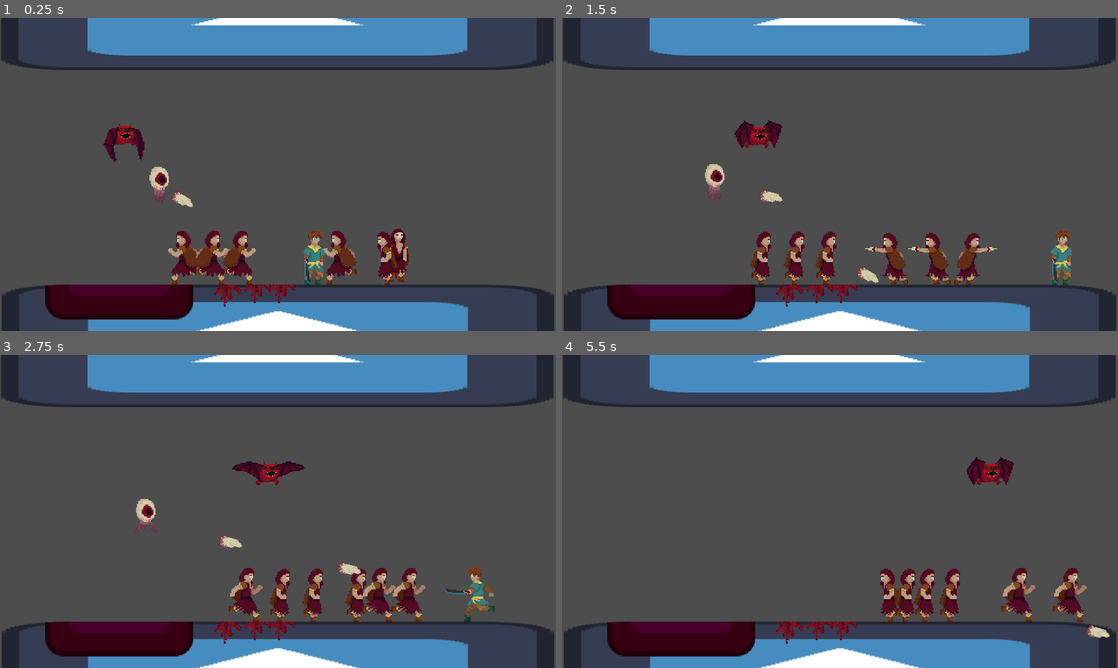
Above: before the commit, frames 1-4 (two rows, left to right).
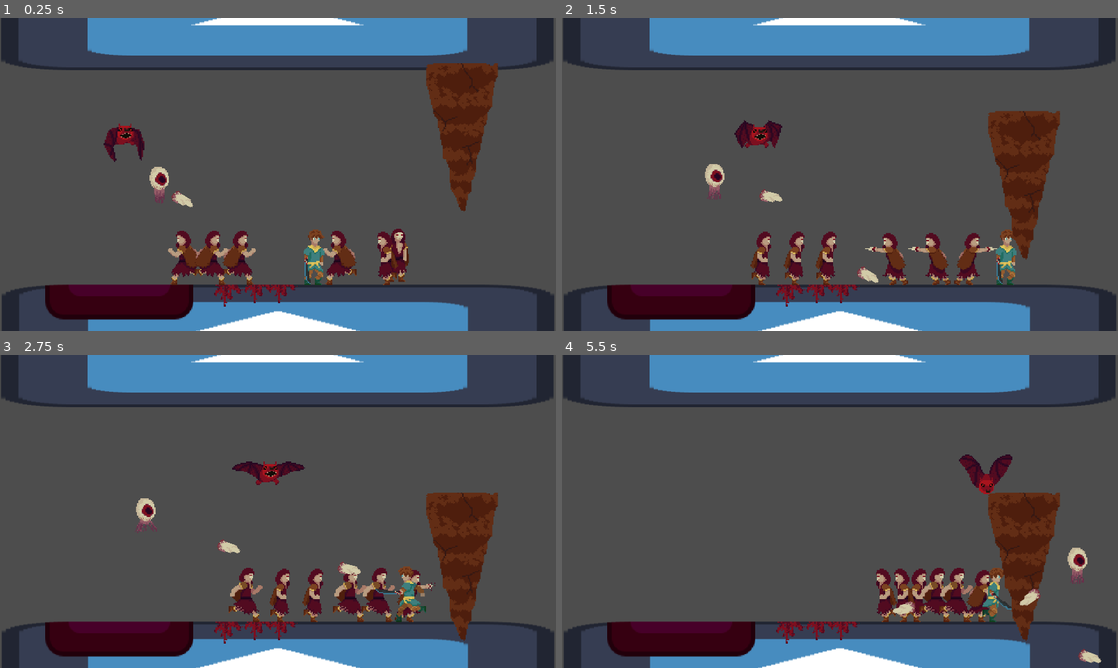
Above: after the commit, the same moments.

Repository: Neverknow247/project-demon-sword
Game: Godot game, scene res://enemies/enemy_test.tscn
Two runs of this game, one before a commit and one after it. Both use one fixed random seed, a clock stepped at 60 frames per second and the inputs below. The engine's default icon, where the game draws it, is replaced by a stand-in: a white triangle on a blue panel in a dark square.
Inputs (mouse positions are in pixels of both pictures, inside the frame that each line leads up to):
- Up to frame 1 (0.25 s): no input
- Up to frame 2 (1.5 s): tap Enter (ui_accept) at 0.5 s; move the mouse to (962, 158) at 0.52 s; hold D (right) 0.53-1.25 s; hold K (cannon) 0.53-1.25 s; click (962, 158) at 0.67 s; tap Space (jump) at 0.77 s; drag from (728, 190) to (840, 252) at 1.27 s
- Up to frame 3 (2.75 s): move the mouse to (333, 442) at 2.02 s; hold A (left) from 2.03 s (still down); hold K (cannon) from 2.03 s (still down); tap J (sword) at 2.1 s
- Up to frame 4 (5.5 s): release A (left) at 2.75 s; release K (cannon) at 2.75 s; drag from (812, 574) to (917, 596) at 2.77 s; move the mouse to (1006, 558) at 3.52 s; hold D (right) 3.53-4.25 s; hold K (cannon) 3.53-4.25 s; tap U at 3.6 s; tap Space (jump) at 3.77 s; drag from (673, 464) to (895, 589) at 4.27 s; move the mouse to (867, 511) at 5.02 s; hold D (right) from 5.03 s (still down); hold K (cannon) from 5.03 s (still down); tap Tab at 5.1 s; click (867, 511) at 5.17 s

The runs differ from the first frame. In frame 1, 3.6% of the frame differs, in the area x 76-90%, y 14-62%; in frame 2, 4.5%; in frame 3, 5.3%; in frame 4, 7.7%, in the area x 56-99%, y 31-99%.

Commit message:
large stalactite

Diff:
--- a/assets/art/enemies/demon_bat/demon_bat.tscn
+++ b/assets/art/enemies/demon_bat/demon_bat.tscn
@@ -47,6 +47,22 @@
 "values": [0, 1, 2, 3]
 }
 
+[sub_resource type="Animation" id="Animation_m030v"]
+resource_name = "hurt"
+step = 0.0416667
+tracks/0/type = "value"
+tracks/0/imported = false
+tracks/0/enabled = true
+tracks/0/path = NodePath("sprite_2d:frame")
+tracks/0/interp = 1
+tracks/0/loop_wrap = true
+tracks/0/keys = {
+"times": PackedFloat32Array(0),
+"transitions": PackedFloat32Array(1),
+"update": 1,
+"values": [7]
+}
+
 [sub_resource type="Animation" id="Animation_0x8m7"]
 resource_name = "slam"
 length = 0.166671
@@ -63,22 +79,6 @@
 "transitions": PackedFloat32Array(1, 1),
 "update": 1,
 "values": [5, 6]
-}
-
-[sub_resource type="Animation" id="Animation_m030v"]
-resource_name = "hurt"
-step = 0.0416667
-tracks/0/type = "value"
-tracks/0/imported = false
-tracks/0/enabled = true
-tracks/0/path = NodePath("sprite_2d:frame")
-tracks/0/interp = 1
-tracks/0/loop_wrap = true
-tracks/0/keys = {
-"times": PackedFloat32Array(0),
-"transitions": PackedFloat32Array(1),
-"update": 1,
-"values": [7]
 }
 
 [sub_resource type="AnimationLibrary" id="AnimationLibrary_a5b3p"]
--- a/enemies/enemy_test.tscn
+++ b/enemies/enemy_test.tscn
@@ -6,6 +6,7 @@
 [ext_resource type="PackedScene" uid="uid://cggljalm4l6cb" path="res://assets/art/enemies/demon_bat/demon_bat.tscn" id="2_yfuty"]
 [ext_resource type="Texture2D" uid="uid://dn1w6yvnh66i0" path="res://assets/art/effects/blood_splatter.png" id="3_bjalf"]
 [ext_resource type="PackedScene" uid="uid://b0h1xp4g8bkig" path="res://enemies/eye/eye.tscn" id="7_7d77d"]
+[ext_resource type="PackedScene" uid="uid://cy2o4cgt1veei" path="res://environmental_objects/large_stalactite.tscn" id="8_f24b8"]
 [ext_resource type="PackedScene" uid="uid://dxgqrfkj0s7l1" path="res://player/player.tscn" id="9_7go5g"]
 
 [sub_resource type="RectangleShape2D" id="RectangleShape2D_sdds0"]
@@ -88,3 +89,6 @@
 
 [node name="player" parent="." instance=ExtResource("9_7go5g")]
 position = Vector2(269, -4)
+
+[node name="large_stalactite" parent="." instance=ExtResource("8_f24b8")]
+position = Vector2(396, -128)
--- /dev/null
+++ b/environmental_objects/large_stalactite.gd
@@ -0,0 +1,43 @@
+extends StaticBody2D
+
+@onready var animation_player = $animation_player
+@onready var ground_cast = $ground_cast
+@onready var sprite_2d = $sprite_2d
+
+@export var health := 3
+@export var gravity := 90.0
+
+var falling := false
+var landed := false
+
+var velocity := Vector2.ZERO
+
+# Called when the node enters the scene tree for the first time.
+func _ready():
+	pass # Replace with function body.
+
+
+# Called every frame. 'delta' is the elapsed time since the previous frame.
+func _physics_process(delta):
+	if falling:
+		velocity.y += gravity * delta
+		position += velocity * delta
+		if ground_cast.is_colliding():
+			falling = false
+			landed = true
+
+			position.y = ground_cast.get_collision_point().y - sprite_2d.get_rect().size.y / 2 + 16
+
+func _input(event):
+	if event.is_action_pressed("cannon"):
+		falling = true
+
+func _on_hurtbox_hurt(hitbox, damage):
+	if landed:
+		return
+
+	health -= damage
+	if health <= 0:
+		falling = true
+	else:
+		animation_player.play("shake")
--- /dev/null
+++ b/environmental_objects/large_stalactite.tscn
@@ -0,0 +1,123 @@
+[gd_scene load_steps=10 format=3 uid="uid://cy2o4cgt1veei"]
+
+[ext_resource type="Script" path="res://environmental_objects/large_stalactite.gd" id="1_4b5j4"]
+[ext_resource type="Texture2D" uid="uid://dfckla81c5pgg" path="res://assets/art/environment/large_stalactite.png" id="1_l2he1"]
+[ext_resource type="PackedScene" uid="uid://olyv8q2cl8v7" path="res://characters/hurtbox.tscn" id="3_w70le"]
+
+[sub_resource type="Curve" id="Curve_kj630"]
+_data = [Vector2(0, 1), 0.0, -0.272967, 0, 0, Vector2(0.995169, 0), -3.6128, 0.0, 0, 0]
+point_count = 2
+
+[sub_resource type="CurveTexture" id="CurveTexture_634lw"]
+curve = SubResource("Curve_kj630")
+
+[sub_resource type="ParticleProcessMaterial" id="ParticleProcessMaterial_plj81"]
+particle_flag_disable_z = true
+emission_shape = 1
+emission_sphere_radius = 31.8
+direction = Vector3(0, 1, 0)
+spread = 22.753
+initial_velocity_min = 57.61
+initial_velocity_max = 176.96
+gravity = Vector3(0, 98, 0)
+scale_max = 3.0
+scale_curve = SubResource("CurveTexture_634lw")
+
+[sub_resource type="Animation" id="Animation_yp2ep"]
+resource_name = "shake"
+step = 0.0416667
+tracks/0/type = "value"
+tracks/0/imported = false
+tracks/0/enabled = true
+tracks/0/path = NodePath("sprite_2d:position")
+tracks/0/interp = 1
+tracks/0/loop_wrap = true
+tracks/0/keys = {
+"times": PackedFloat32Array(0, 0.0416667, 0.0833333, 0.125, 0.166667, 0.208333, 0.25, 0.291667, 0.333333),
+"transitions": PackedFloat32Array(1, 1, 1, 1, 1, 1, 1, 1, 1),
+"update": 0,
+"values": [Vector2(0, 0), Vector2(-2, 0), Vector2(0, 0), Vector2(2, 0), Vector2(0, 0), Vector2(-1, 0), Vector2(0, 0), Vector2(1, 0), Vector2(3.57628e-08, 0)]
+}
+tracks/1/type = "value"
+tracks/1/imported = false
+tracks/1/enabled = true
+tracks/1/path = NodePath("gpu_particles_2d:emitting")
+tracks/1/interp = 1
+tracks/1/loop_wrap = true
+tracks/1/keys = {
+"times": PackedFloat32Array(0, 0.375),
+"transitions": PackedFloat32Array(1, 1),
+"update": 1,
+"values": [true, false]
+}
+
+[sub_resource type="Animation" id="Animation_7o7ei"]
+length = 0.001
+tracks/0/type = "value"
+tracks/0/imported = false
+tracks/0/enabled = true
+tracks/0/path = NodePath("sprite_2d:position")
+tracks/0/interp = 1
+tracks/0/loop_wrap = true
+tracks/0/keys = {
+"times": PackedFloat32Array(0),
+"transitions": PackedFloat32Array(1),
+"update": 0,
+"values": [Vector2(0, 0)]
+}
+tracks/1/type = "value"
+tracks/1/imported = false
+tracks/1/enabled = true
+tracks/1/path = NodePath("gpu_particles_2d:emitting")
+tracks/1/interp = 1
+tracks/1/loop_wrap = true
+tracks/1/keys = {
+"times": PackedFloat32Array(0),
+"transitions": PackedFloat32Array(1),
+"update": 1,
+"values": [false]
+}
+
+[sub_resource type="AnimationLibrary" id="AnimationLibrary_7seya"]
+_data = {
+"RESET": SubResource("Animation_7o7ei"),
+"shake": SubResource("Animation_yp2ep")
+}
+
+[node name="large_stalactite" type="StaticBody2D"]
+collision_mask = 0
+script = ExtResource("1_4b5j4")
+
+[node name="gpu_particles_2d" type="GPUParticles2D" parent="."]
+modulate = Color(0.558594, 0.256497, 0.119699, 1)
+position = Vector2(0, -34)
+emitting = false
+amount = 16
+process_material = SubResource("ParticleProcessMaterial_plj81")
+lifetime = 0.8
+one_shot = true
+explosiveness = 0.29
+
+[node name="sprite_2d" type="Sprite2D" parent="."]
+texture = ExtResource("1_l2he1")
+
+[node name="collision_polygon_2d" type="CollisionPolygon2D" parent="."]
+polygon = PackedVector2Array(31, -64, -30, -64, -31, -45, 0, 63, 31, -54)
+
+[node name="animation_player" type="AnimationPlayer" parent="."]
+libraries = {
+"": SubResource("AnimationLibrary_7seya")
+}
+
+[node name="hurtbox" parent="." instance=ExtResource("3_w70le")]
+collision_layer = 16
+
+[node name="collision_polygon_2d" type="CollisionPolygon2D" parent="hurtbox"]
+visible = false
+polygon = PackedVector2Array(31, -64, -30, -64, -31, -45, -1, 63, 2, 63, 31, -54)
+
+[node name="ground_cast" type="RayCast2D" parent="."]
+position = Vector2(0, 15)
+target_position = Vector2(0, 34)
+
+[connection signal="hurt" from="hurtbox" to="." method="_on_hurtbox_hurt"]
--- /dev/null
+++ b/environmental_objects/stalactite.tscn
@@ -0,0 +1,106 @@
+[gd_scene load_steps=8 format=3 uid="uid://bkk6ppoew2vvt"]
+
+[ext_resource type="Texture2D" uid="uid://uvxruj8urt6q" path="res://assets/art/environment/stalactite.png" id="1_8g6to"]
+
+[sub_resource type="Curve" id="Curve_5n2w4"]
+_data = [Vector2(0, 1), 0.0, -0.272967, 0, 0, Vector2(0.995169, 0), -3.6128, 0.0, 0, 0]
+point_count = 2
+
+[sub_resource type="CurveTexture" id="CurveTexture_f7lww"]
+curve = SubResource("Curve_5n2w4")
+
+[sub_resource type="ParticleProcessMaterial" id="ParticleProcessMaterial_mwuxp"]
+particle_flag_disable_z = true
+emission_shape = 1
+emission_sphere_radius = 31.8
+direction = Vector3(0, 1, 0)
+spread = 22.753
+initial_velocity_min = 57.61
+initial_velocity_max = 176.96
+gravity = Vector3(0, 98, 0)
+scale_max = 3.0
+scale_curve = SubResource("CurveTexture_f7lww")
+
+[sub_resource type="Animation" id="Animation_yp2ep"]
+resource_name = "shake"
+step = 0.0416667
+tracks/0/type = "value"
+tracks/0/imported = false
+tracks/0/enabled = true
+tracks/0/path = NodePath("sprite_2d:position")
+tracks/0/interp = 1
+tracks/0/loop_wrap = true
+tracks/0/keys = {
+"times": PackedFloat32Array(0, 0.0416667, 0.0833333, 0.125, 0.166667, 0.208333, 0.25, 0.291667, 0.333333),
+"transitions": PackedFloat32Array(1, 1, 1, 1, 1, 1, 1, 1, 1),
+"update": 0,
+"values": [Vector2(0, 0), Vector2(-2, 0), Vector2(0, 0), Vector2(2, 0), Vector2(0, 0), Vector2(-1, 0), Vector2(0, 0), Vector2(1, 0), Vector2(3.57628e-08, 0)]
+}
+tracks/1/type = "value"
+tracks/1/imported = false
+tracks/1/enabled = true
+tracks/1/path = NodePath("gpu_particles_2d:emitting")
+tracks/1/interp = 1
+tracks/1/loop_wrap = true
+tracks/1/keys = {
+"times": PackedFloat32Array(0, 0.375),
+"transitions": PackedFloat32Array(1, 1),
+"update": 1,
+"values": [true, false]
+}
+
+[sub_resource type="Animation" id="Animation_7o7ei"]
+length = 0.001
+tracks/0/type = "value"
+tracks/0/imported = false
+tracks/0/enabled = true
+tracks/0/path = NodePath("sprite_2d:position")
+tracks/0/interp = 1
+tracks/0/loop_wrap = true
+tracks/0/keys = {
+"times": PackedFloat32Array(0),
+"transitions": PackedFloat32Array(1),
+"update": 0,
+"values": [Vector2(0, 0)]
+}
+tracks/1/type = "value"
+tracks/1/imported = false
+tracks/1/enabled = true
+tracks/1/path = NodePath("gpu_particles_2d:emitting")
+tracks/1/interp = 1
+tracks/1/loop_wrap = true
+tracks/1/keys = {
+"times": PackedFloat32Array(0),
+"transitions": PackedFloat32Array(1),
+"update": 1,
+"values": [false]
+}
+
+[sub_resource type="AnimationLibrary" id="AnimationLibrary_7seya"]
+_data = {
+"RESET": SubResource("Animation_7o7ei"),
+"shake": SubResource("Animation_yp2ep")
+}
+
+[node name="stalactite" type="StaticBody2D"]
+
+[node name="gpu_particles_2d" type="GPUParticles2D" parent="."]
+modulate = Color(0.558594, 0.256497, 0.119699, 1)
+position = Vector2(0, -34)
+emitting = false
+amount = 16
+process_material = SubResource("ParticleProcessMaterial_mwuxp")
+lifetime = 0.8
+one_shot = true
+explosiveness = 0.29
+
+[node name="sprite_2d" type="Sprite2D" parent="."]
+texture = ExtResource("1_8g6to")
+
+[node name="collision_polygon_2d" type="CollisionPolygon2D" parent="."]
+polygon = PackedVector2Array(-6, -11, 0, 13, 6, -11)
+
+[node name="animation_player" type="AnimationPlayer" parent="."]
+libraries = {
+"": SubResource("AnimationLibrary_7seya")
+}
Binary file added: assets/art/environment/large_stalactite.png
Not shown, added: assets/art/environment/large_stalactite.png.import
Binary file added: assets/art/environment/stalactite.png
Not shown, added: assets/art/environment/stalactite.png.import
Not shown: 1 places in enemies/enemy_test.tscn that only renumber resources
